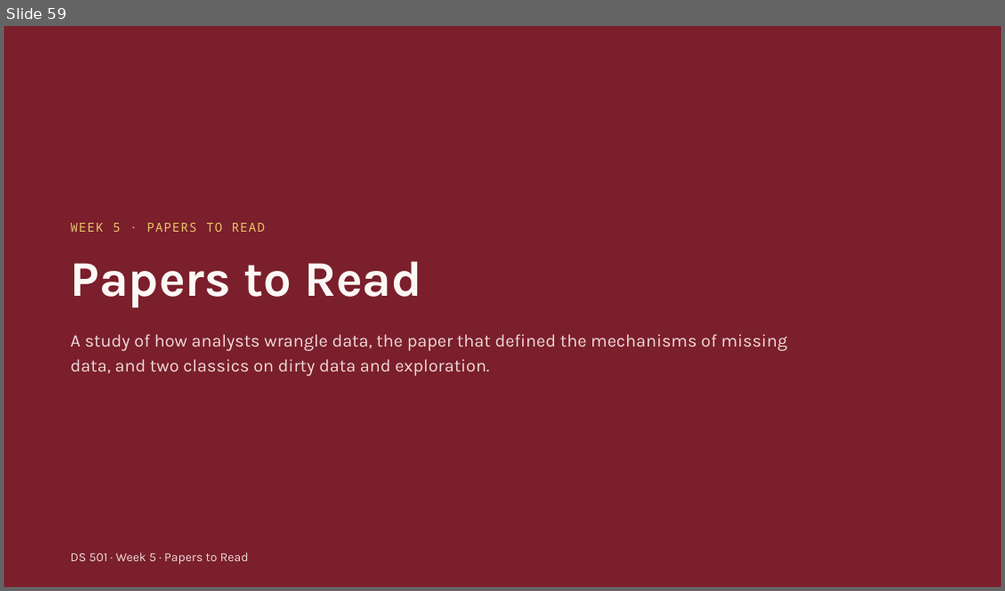
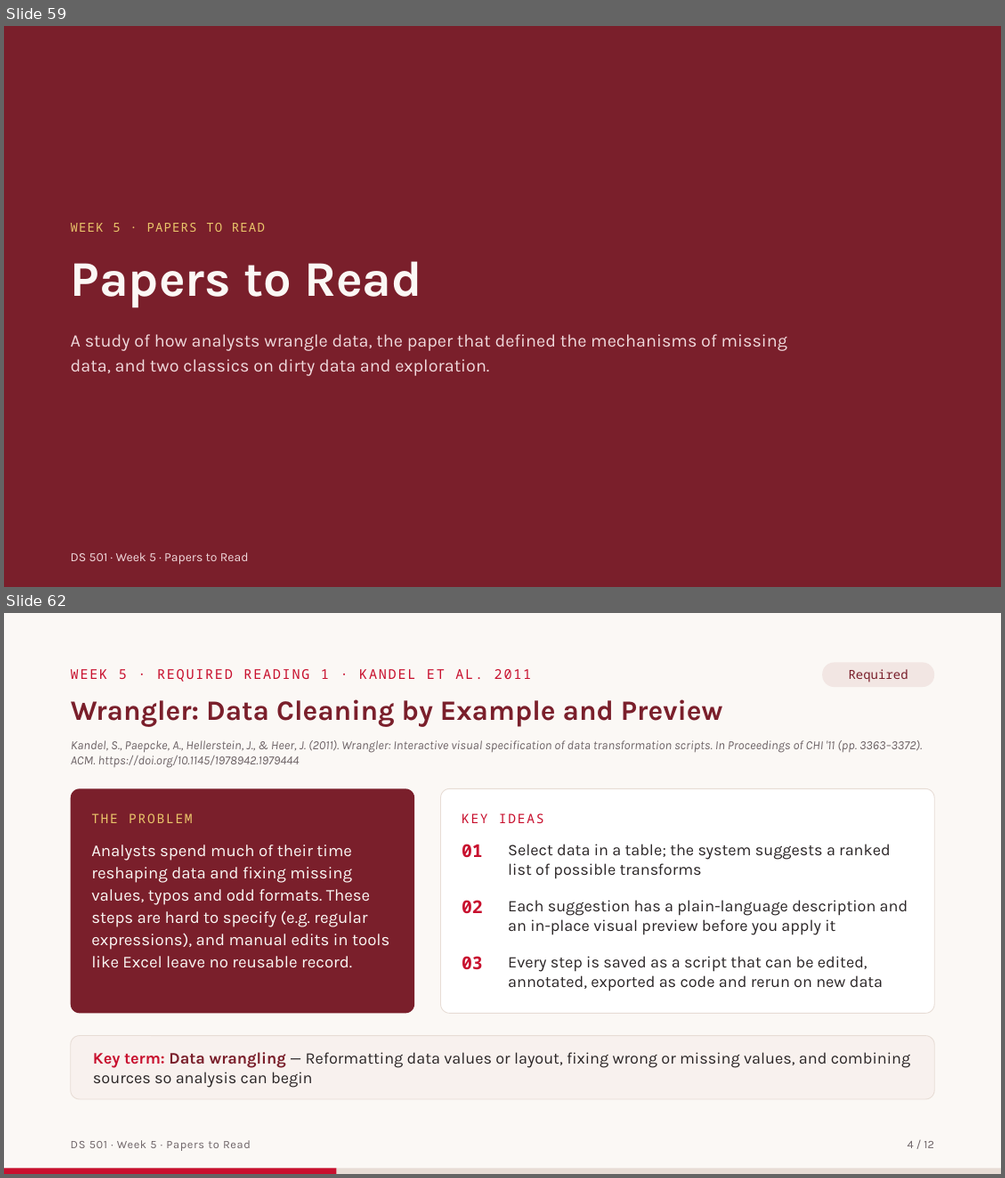
Before and after one commit to afnhsn-ibu/ds501, a slide deck: docs/slides/DS501_W05_Data_Cleaning_Wrangling_EDA.pptx. Shown one above the other, each under a label of ours: slide 59 before the commit, slides 59 and 62 after it; the slides between them are not shown. The pictures are 1005x591 and 1005x1178 pixels, drawn with LibreOffice and Linux fonts; fonts in the diff are those of the drawing. Boxes give left, top, right and bottom in pixels: in the first picture for what was removed or moved away, otherwise in the second. Text is boxed around its words. In the diff, an @@ line names an element or a change of style, - is before the commit and + after.

```diff
--- a/docs/slides/DS501_W05_Data_Cleaning_Wrangling_EDA.pptx
+++ b/docs/slides/DS501_W05_Data_Cleaning_Wrangling_EDA.pptx
@@ slide 62 added at (4, 613, 1001, 1174), background #FBF8F5 @@
@@ rounded rectangle added at (822, 662, 934, 687), fill #F2E6E3 @@
@@ text added at (71, 669, 532, 682), 13 pt, text #C8102E @@
+WEEK 5 · REQUIRED READING 1 · KANDEL ET AL. 2011
@@ text added at (849, 669, 908, 682), 12 pt, text #7A1F2B @@
+Required
@@ text added at (71, 699, 723, 727), 27 pt, text #7A1F2B, bold @@
+Wrangler: Data Cleaning by Example and Preview
@@ text added at (71, 740, 922, 768), 12 pt, text #6E6467, italic @@
+Kandel, S., Paepcke, A., Hellerstein, J., & Heer, J. (2011). Wrangler: Interactive visual specification of data transformation scripts. In Proceedings of CHI '11 (pp. 3363–3372). ACM. https://doi.org/10.1145/1978942.1979444
@@ rounded rectangle added at (71, 788, 414, 1013), fill #7A1F2B @@
@@ rounded rectangle added at (441, 788, 934, 1013), fill #FFFFFF, outline #E7DCD5 0.75 pt @@
@@ text added at (91, 813, 193, 823), 12.5 pt, text #E9C46A @@
+THE PROBLEM
@@ text added at (461, 813, 544, 823), 12.5 pt, text #C8102E @@
+KEY IDEAS
@@ text added at (91, 844, 389, 968), 16 pt, text #FBF8F5 @@
+Analysts spend much of their time reshaping data and fixing missing values, typos and odd formats. These steps are hard to specify (e.g. regular expressions), and manual edits in tools like Excel leave no reusable record.
@@ text added at (461, 844, 483, 857), 17 pt, text #C8102E, bold @@
+01
@@ text added at (508, 844, 890, 879), 15.5 pt, text #2A2526 @@
+Select data in a table; the system suggests a ranked list of possible transforms
@@ text added at (461, 900, 483, 913), 17 pt, text #C8102E, bold @@
+02
@@ text added at (508, 900, 908, 935), 15.5 pt, text #2A2526 @@
+Each suggestion has a plain-language description and an in-place visual preview before you apply it
@@ text added at (461, 956, 483, 970), 17 pt, text #C8102E, bold @@
+03
@@ text added at (508, 956, 882, 991), 15.5 pt, text #2A2526 @@
+Every step is saved as a script that can be edited, annotated, exported as code and rerun on new data
@@ rounded rectangle added at (71, 1036, 934, 1099), fill #F8F1EE, outline #E7DCD5 0.75 pt @@
@@ text added at (93, 1052, 911, 1087), 15.5 pt, text #2A2526 @@
+Key term: Data wrangling — Reformatting data values or layout, fixing wrong or missing values, and combining sources so analysis can begin
@@ text added at (71, 1140, 251, 1151), 11 pt, text #6E6467 @@
+DS 501 · Week 5 · Papers to Read
@@ text added at (907, 1141, 934, 1148), 11 pt, text #6E6467 @@
+4 / 12
@@ rectangle added at (4, 1167, 1001, 1174), fill #E7DCD5 @@
@@ rectangle added at (4, 1167, 336, 1174), fill #C8102E @@
```
Also in this commit, not shown: 3 slides changed, 7 other slides added, 23 other files.
